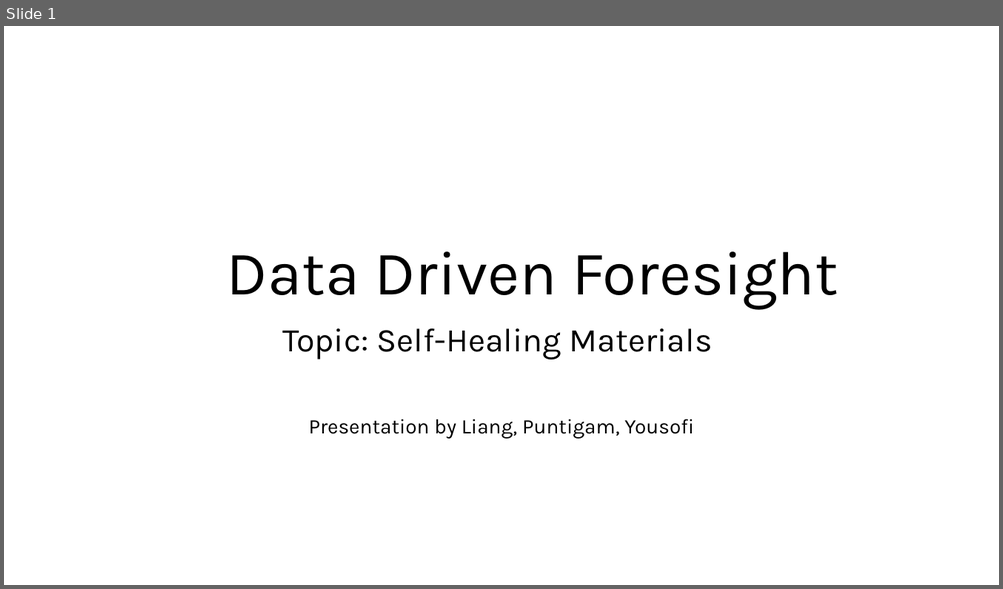
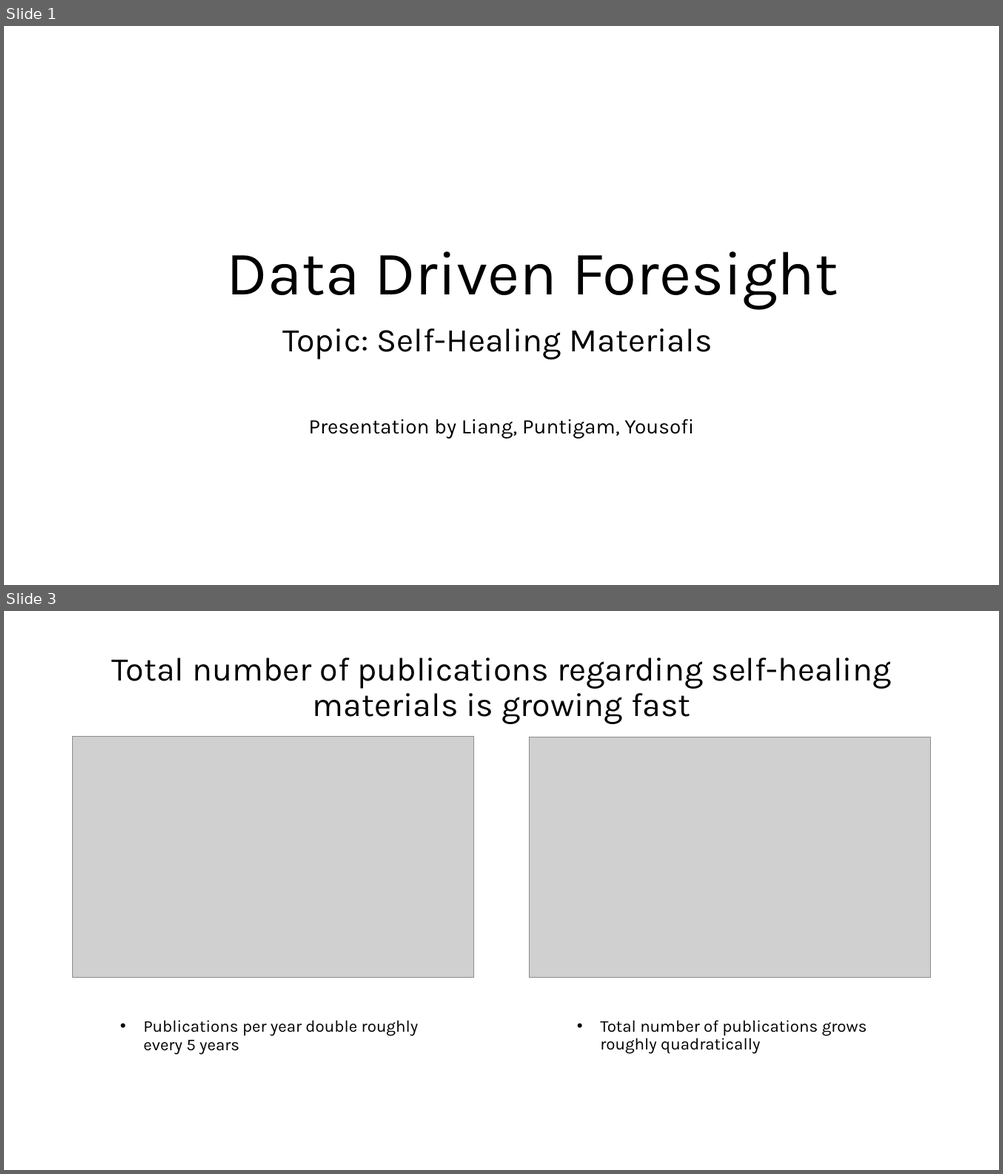
Before and after one commit to GMPuntigam/DataDrivenForesight, a slide deck: presentation/DataDrivenForesight.pptx. Shown one above the other, each under a label of ours: slide 1 before the commit, slides 1 and 3 after it; the slides between them are not shown. The pictures are 1003x589 and 1003x1174 pixels, drawn with LibreOffice and Linux fonts; fonts in the diff are those of the drawing; grey boxes stand for pictures. Boxes give left, top, right and bottom in pixels: in the first picture for what was removed or moved away, otherwise in the second. Text is boxed around its words. In the diff, an @@ line names an element or a change of style, - is before the commit and + after.

```diff
--- a/presentation/DataDrivenForesight.pptx
+++ b/presentation/DataDrivenForesight.pptx
@@ slide 3 added at (4,611,999,1170), background #FFFFFF @@
@@ title added at (112,658,891,724), 32 pt, text #000000 @@
+Total number of publications regarding self-healing materials is growing fast
@@ picture added at (73,736,474,977) @@
@@ picture added at (529,737,930,978) @@
@@ text added at (143,1020,418,1055), 16 pt, text #000000 @@
+• Publications per year double roughly every 5 years
@@ text added at (600,1020,867,1054), 16 pt, text #000000 @@
+• Total number of publications grows roughly quadratically
```
Also in this commit, not shown: 10 slides changed, 2 other slides added, 1 slide removed, 45 other files.
